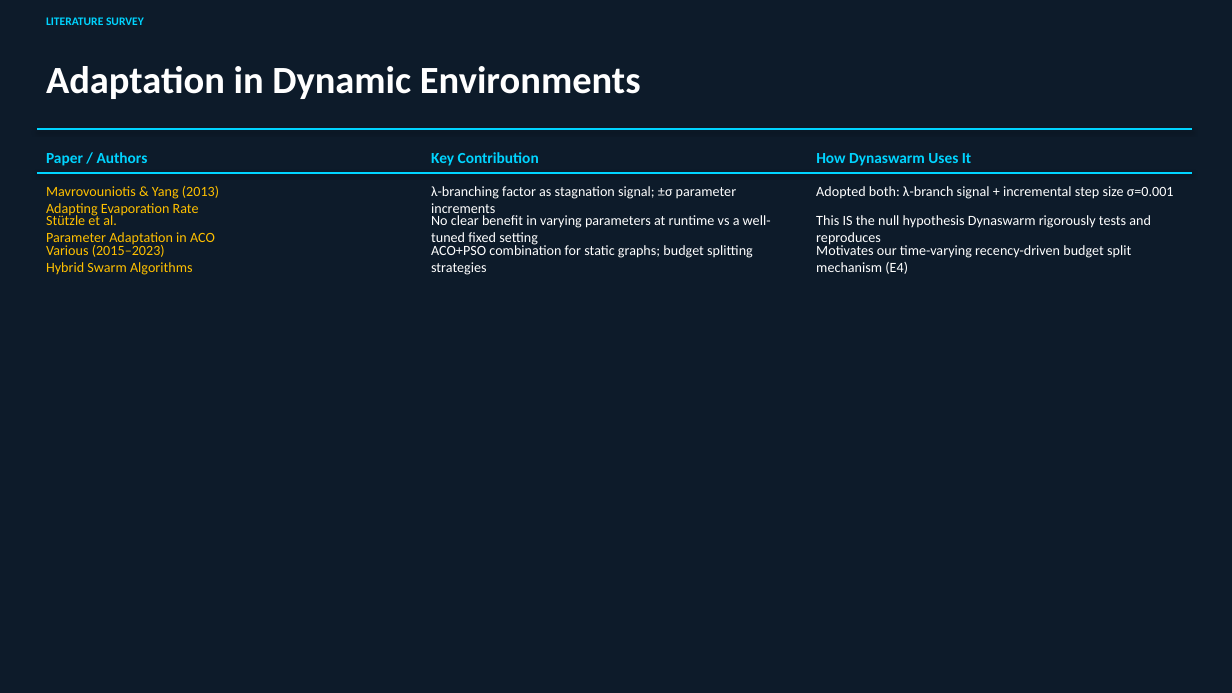
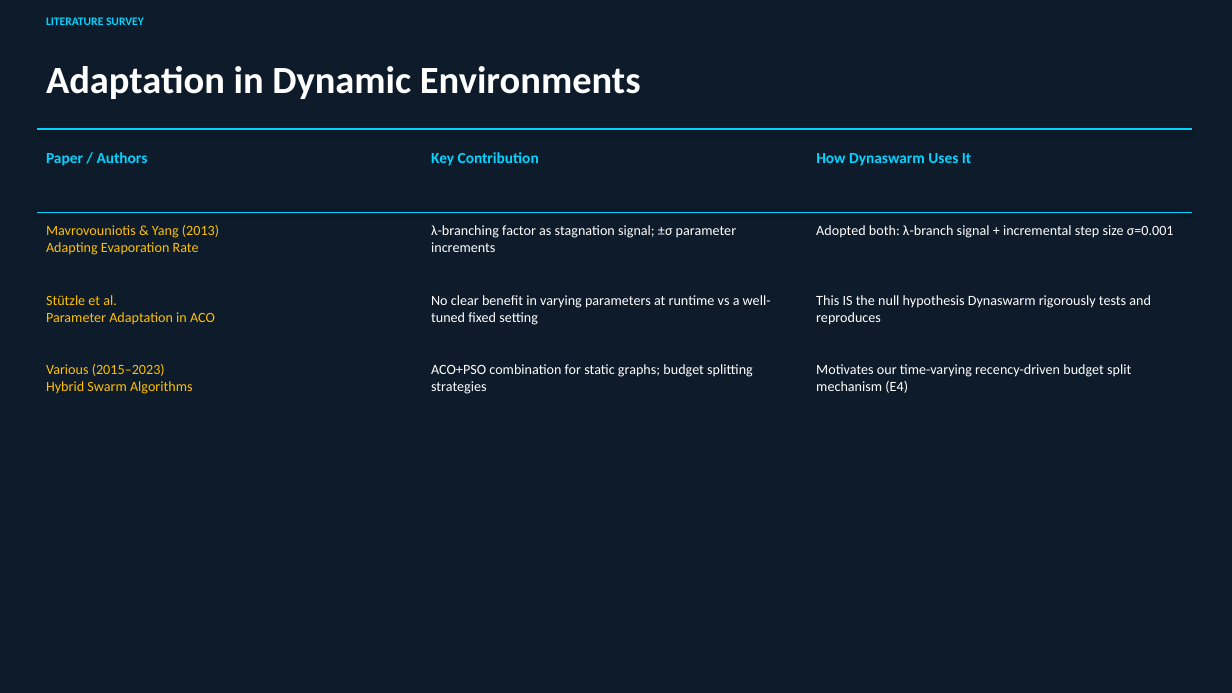
Before and after one commit to VaibhavBansal05/Dynaswarm, a slide deck: slide 9 of dynaswarm_presentation.pptx. Drawn at 1232x693 pixels with LibreOffice and Linux fonts; fonts in the diff are those of the drawing. Boxes give left, top, right and bottom in pixels: in the first picture for what was removed or moved away, otherwise in the second. Text is boxed around its words. In the diff, an @@ line names an element or a change of style, - is before the commit and + after.

```diff
--- a/dynaswarm_presentation.pptx
+++ b/dynaswarm_presentation.pptx
@@ text "Mavrovouniotis & Yang (2013) Adapting ...": place and size @@
-text "Mavrovouniotis & Yang (2013) Adapting ..." at box(46, 186, 219, 217)
+text "Mavrovouniotis & Yang (2013) Adapting ..." at box(46, 225, 219, 255)
@@ line moved from (37, 173) - (1192, 173) to (37, 213) - (1192, 213) @@
@@ text "λ-branching factor as stagnation signal; ..." rewrapped from box(431, 186, 736, 217) to box(431, 225, 736, 252) @@
@@ text "Adopted both: λ-branch signal + ...": place and size @@
-text "Adopted both: λ-branch signal + ..." at box(816, 186, 1174, 199)
+text "Adopted both: λ-branch signal + ..." at box(816, 225, 1174, 238)
@@ text "Stützle et al. Parameter Adaptation ...": place and size @@
-text "Stützle et al. Parameter Adaptation ..." at box(46, 213, 215, 246)
+text "Stützle et al. Parameter Adaptation ..." at box(46, 295, 215, 325)
@@ text "No clear benefit in varying ...": place and size @@
-text "No clear benefit in varying ..." at box(431, 215, 771, 246)
+text "No clear benefit in varying ..." at box(431, 295, 771, 325)
@@ text "This IS the null hypothesis ...": place and size @@
-text "This IS the null hypothesis ..." at box(816, 215, 1151, 246)
+text "This IS the null hypothesis ..." at box(816, 295, 1151, 325)
@@ text "Various (2015–2023) Hybrid Swarm Algorithms": place and size @@
-text "Various (2015–2023) Hybrid Swarm Algorithms" at box(46, 243, 193, 275)
+text "Various (2015–2023) Hybrid Swarm Algorithms" at box(46, 364, 193, 394)
@@ text "ACO+PSO combination for static graphs; ...": place and size @@
-text "ACO+PSO combination for static graphs; ..." at box(431, 243, 753, 275)
+text "ACO+PSO combination for static graphs; ..." at box(431, 364, 753, 394)
@@ text "Motivates our time-varying recency-driven budget ...": place and size @@
-text "Motivates our time-varying recency-driven budget ..." at box(816, 243, 1131, 274)
+text "Motivates our time-varying recency-driven budget ..." at box(816, 364, 1131, 393)
```
Also in this commit, not shown: 14 other slides changed, 4 slides added, 2 slides removed, 6 other files.
